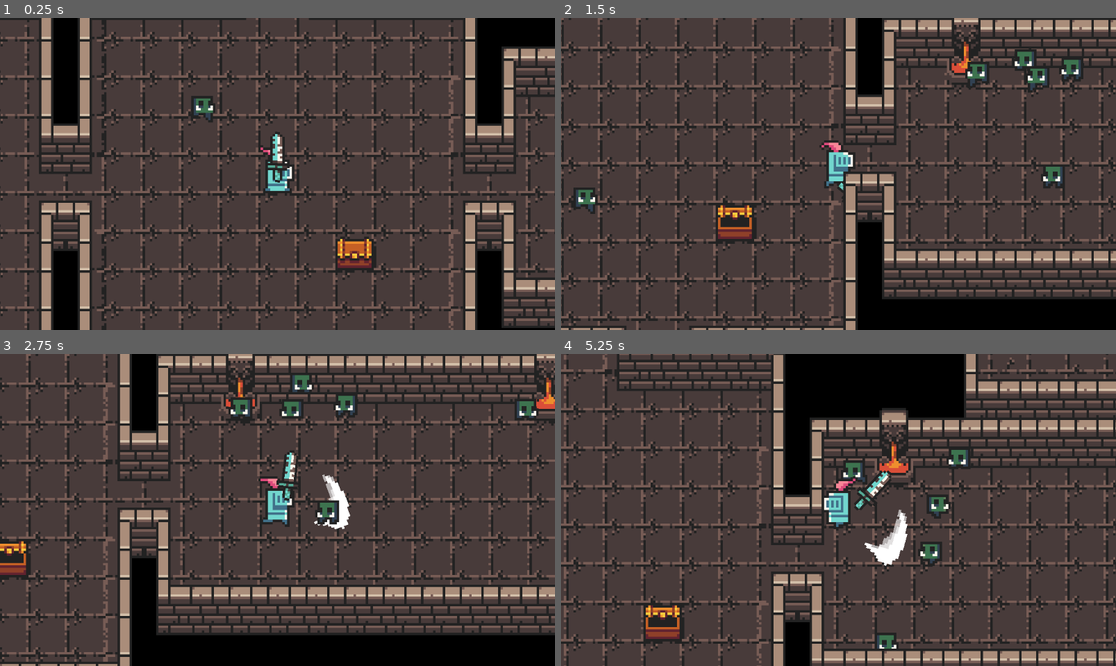
Above: before the commit, frames 1-4 (two rows, left to right).
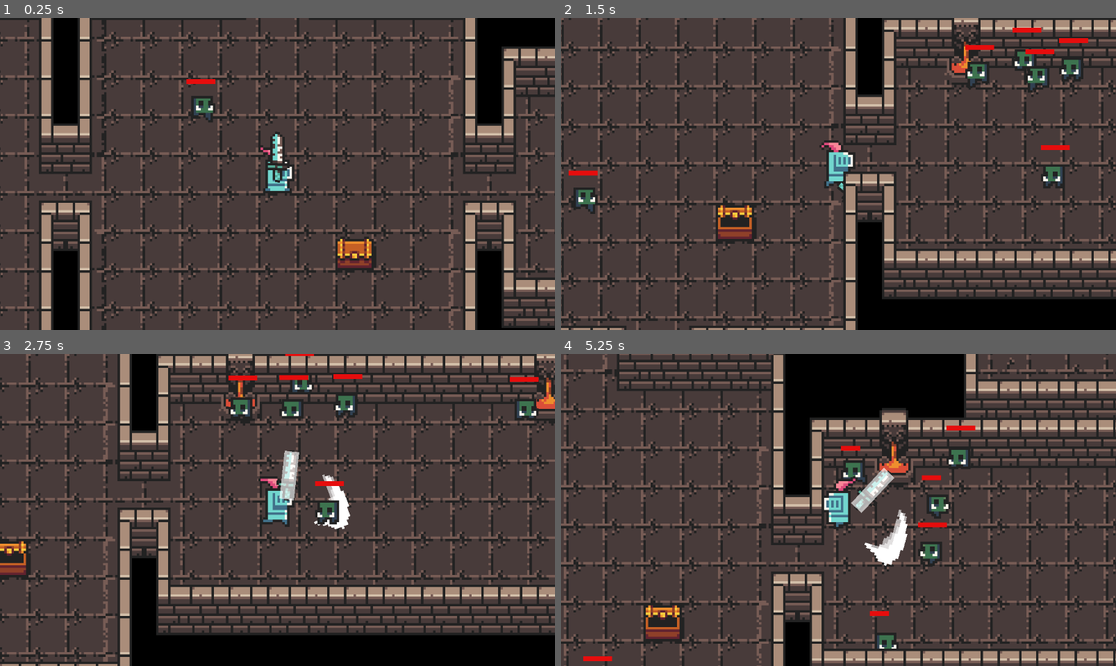
Above: after the commit, the same moments.

Repository: annoah-edu/tcss360-dungeon-rpg
Game: Godot game, scene res://scenes/map/map.tscn
Two runs of this game, one before a commit and one after it. Both use one fixed random seed, a clock stepped at 60 frames per second and the inputs below.
Inputs (mouse positions are in pixels of both pictures, inside the frame that each line leads up to):
- Up to frame 1 (0.25 s): no input
- Up to frame 2 (1.5 s): move the mouse to (960, 158) at 0.52 s; press the mouse at (960, 158) at 0.53 s; hold D (move right) 0.53-1.28 s; move the mouse to (727, 189) at 1.27 s; release the mouse at (727, 189) at 1.28 s; hold S (move down) from 1.28 s (still down); click (727, 189) at 1.35 s
- Up to frame 3 (2.75 s): move the mouse to (333, 441) at 2.02 s; release S (move down) at 2.03 s; press the mouse at (333, 441) at 2.03 s; hold D (move right) from 2.03 s (still down)
- Up to frame 4 (5.25 s): move the mouse to (810, 572) at 2.77 s; release D (move right) at 2.78 s; release the mouse at (810, 572) at 2.78 s; hold W (move up) 2.78-3.53 s; click (810, 572) at 2.85 s; move the mouse to (1005, 556) at 3.52 s; press the mouse at (1005, 556) at 3.53 s; hold A (move left) 3.53-5.03 s; move the mouse to (672, 463) at 4.27 s; release the mouse at (672, 463) at 4.28 s; click (672, 463) at 4.35 s; move the mouse to (866, 510) at 5.02 s; press the mouse at (866, 510) at 5.03 s; hold S (move down) from 5.03 s (still down)

The runs differ from the first frame. In frame 1, less than 0.1% of the frame differs, in the area x 33-39%, y 19-22%; in frame 2, 0.5%; in frame 3, 0.8%, in the area x 41-98%, y 0-47%; in frame 4, 0.8%.

Commit message:
Combat Improvements
enemies have health bars, react to hits, and take damage.
Sword swing animation is slightly changed and now deals damage.

Diff:
--- a/player.gd
+++ b/player.gd
@@ -9,6 +9,8 @@
 @onready var weapon_sprite: Sprite2D = $WeaponHandle/Weapon
 @onready var anim_player: AnimationPlayer = $AnimationPlayer
 @onready var swing: Sprite2D = $WeaponHandle/Swing
+@onready var attack_area: Area2D = $WeaponHandle/Weapon/AttackArea
+@onready var attack_indicator: Polygon2D = $WeaponHandle/Weapon/AttackArea/AttackIndicator
 
 var x_direction: float
 var y_direction: float
@@ -16,6 +18,7 @@
 
 func _ready() -> void:
 	_hide_swing()
+	attack_area.monitoring = false
 
 func _physics_process(_delta: float) -> void:
 	_handle_movement()
@@ -84,7 +87,16 @@
 	swing.visible = true
 	swing.position = weapon_sprite.position
 	swing.rotation = weapon_sprite.rotation + PI * 1.15
+	attack_area.monitoring = true
+	attack_indicator.visible = true
 
 ## Hides the swing effect.
 func _hide_swing() -> void:
 	swing.visible = false
+	attack_area.monitoring = false
+	attack_indicator.visible = false
+
+## Notifies a body that the active sword swing connected with it.
+func _on_attack_area_body_entered(body: Node2D) -> void:
+	if body.has_method("take_damage"):
+		body.call("take_damage", 1)
--- a/project.godot
+++ b/project.godot
@@ -12,7 +12,7 @@
 
 config/name="TCSS360 Dungeon RPG"
 run/main_scene="res://scenes/map/map.tscn"
-config/features=PackedStringArray("4.6", "Forward Plus")
+config/features=PackedStringArray("4.7", "Forward Plus")
 config/icon="res://icon.svg"
 
 [autoload]
--- a/scenes/enemies/enemy.tscn
+++ b/scenes/enemies/enemy.tscn
@@ -67,6 +67,12 @@
 animation = &"idle"
 frame_progress = 0.502982
 
+[node name="HealthBar" type="Line2D" parent="."]
+position = Vector2(-6, -15)
+points = PackedVector2Array(0, 0, 12, 0)
+width = 2.0
+default_color = Color(0.9, 0.05, 0.05, 1)
+
 [node name="NavigationAgent2D" type="NavigationAgent2D" parent="." unique_id=937005590]
 path_postprocessing = 1
 simplify_path = true
--- a/scenes/player/player.tscn
+++ b/scenes/player/player.tscn
@@ -14,6 +14,9 @@
 
 [sub_resource type="RectangleShape2D" id="RectangleShape2D_hitbox"]
 size = Vector2(10, 15)
+
+[sub_resource type="RectangleShape2D" id="RectangleShape2D_attack"]
+size = Vector2(6, 20)
 
 [sub_resource type="SpriteFrames" id="SpriteFrames_player"]
 animations = [{
@@ -166,6 +169,21 @@
 texture = ExtResource("10_weapon")
 offset = Vector2(0, -10)
 
+[node name="AttackArea" type="Area2D" parent="WeaponHandle/Weapon"]
+collision_layer = 0
+collision_mask = 4
+monitoring = false
+
+[node name="CollisionShape2D" type="CollisionShape2D" parent="WeaponHandle/Weapon/AttackArea"]
+position = Vector2(0, -10)
+shape = SubResource("RectangleShape2D_attack")
+
+[node name="AttackIndicator" type="Polygon2D" parent="WeaponHandle/Weapon/AttackArea"]
+show_behind_parent = true
+visible = false
+color = Color(1, 1, 1, 0.65)
+polygon = PackedVector2Array(-3, -20, 3, -20, 3, 0, -3, 0)
+
 [node name="Swing" type="Sprite2D" parent="WeaponHandle" unique_id=212938552]
 show_behind_parent = true
 position = Vector2(0, -3)
@@ -174,3 +192,5 @@
 
 [node name="AnimationPlayer" type="AnimationPlayer" parent="." unique_id=109162188]
 libraries/ = SubResource("AnimationLibrary_je7p5")
+
+[connection signal="body_entered" from="WeaponHandle/Weapon/AttackArea" to="." method="_on_attack_area_body_entered"]
--- a/scripts/enemy.gd
+++ b/scripts/enemy.gd
@@ -4,15 +4,34 @@
 @export var wander_radius: float = 300.0
 @export var min_wait: float = 2.0
 @export var max_wait: float = 3.0
+@export_range(1, 100, 1) var max_health: int = 3
 
 @onready var nav_agent: NavigationAgent2D = $NavigationAgent2D
 @onready var animation: AnimatedSprite2D = $AnimatedSprite2D
+@onready var health_bar: Line2D = $HealthBar
+
+const HIT_JUMP_HEIGHT := 4.0
+const HIT_JUMP_UP_TIME := 0.08
+const HIT_JUMP_DOWN_TIME := 0.12
+const HIT_FLASH_COLOR := Color(1.0, 0.2, 0.2, 1.0)
+const HIT_FLASH_IN_TIME := 0.04
+const HIT_FLASH_OUT_TIME := 0.12
 
 var start_position: Vector2
 var is_waiting: bool = false
+var health: int
+var hit_tween: Tween
+var hit_flash_tween: Tween
+var sprite_rest_position: Vector2
+var sprite_rest_modulate: Color
+var health_bar_full_width: float
 
 func _ready() -> void:
 	start_position = global_position
+	sprite_rest_position = animation.position
+	sprite_rest_modulate = animation.modulate
+	health = max_health
+	health_bar_full_width = health_bar.get_point_position(1).x
 	nav_agent.path_desired_distance = 5.0
 	nav_agent.target_desired_distance = 5.0
 	nav_agent.velocity_computed.connect(_on_velocity_computed)
@@ -54,3 +73,61 @@
 	)
 	nav_agent.target_position = global_position + random_offset
 	animation.play("moving")
+
+## Reduces health, updates the health bar, and removes the enemy at zero health.
+func take_damage(amount: int) -> void:
+	if amount <= 0 or health <= 0:
+		return
+
+	health = maxi(health - amount, 0)
+	_update_health_bar()
+	if health == 0:
+		queue_free()
+		return
+
+	react_to_hit()
+
+func _update_health_bar() -> void:
+	var health_ratio := float(health) / float(max_health)
+	health_bar.set_point_position(1, Vector2(health_bar_full_width * health_ratio, 0.0))
+
+## Gives immediate visual feedback when an attack connects without disturbing
+## navigation or the enemy's physical position.
+func react_to_hit() -> void:
+	if hit_tween != null and hit_tween.is_valid():
+		hit_tween.kill()
+	if hit_flash_tween != null and hit_flash_tween.is_valid():
+		hit_flash_tween.kill()
+	animation.position = sprite_rest_position
+	animation.modulate = sprite_rest_modulate
+
+	hit_tween = create_tween()
+	hit_tween.set_trans(Tween.TRANS_QUAD)
+	hit_tween.set_ease(Tween.EASE_OUT)
+	hit_tween.tween_property(
+		animation,
+		"position",
+		sprite_rest_position + Vector2.UP * HIT_JUMP_HEIGHT,
+		HIT_JUMP_UP_TIME
+	)
+	hit_tween.set_ease(Tween.EASE_IN)
+	hit_tween.tween_property(
+		animation,
+		"position",
+		sprite_rest_position,
+		HIT_JUMP_DOWN_TIME
+	)
+
+	hit_flash_tween = create_tween()
+	hit_flash_tween.tween_property(
+		animation,
+		"modulate",
+		HIT_FLASH_COLOR,
+		HIT_FLASH_IN_TIME
+	)
+	hit_flash_tween.tween_property(
+		animation,
+		"modulate",
+		sprite_rest_modulate,
+		HIT_FLASH_OUT_TIME
+	)
